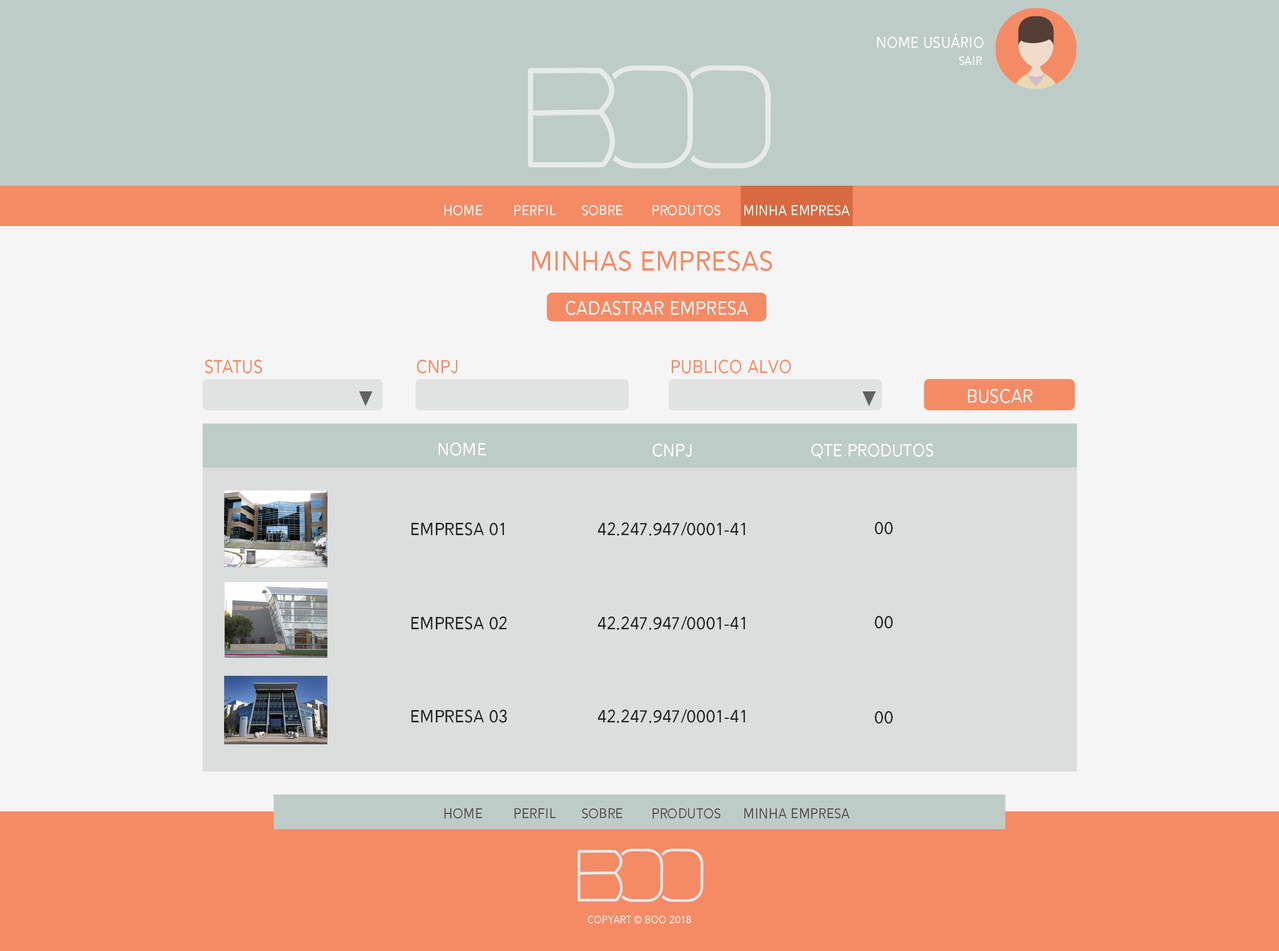
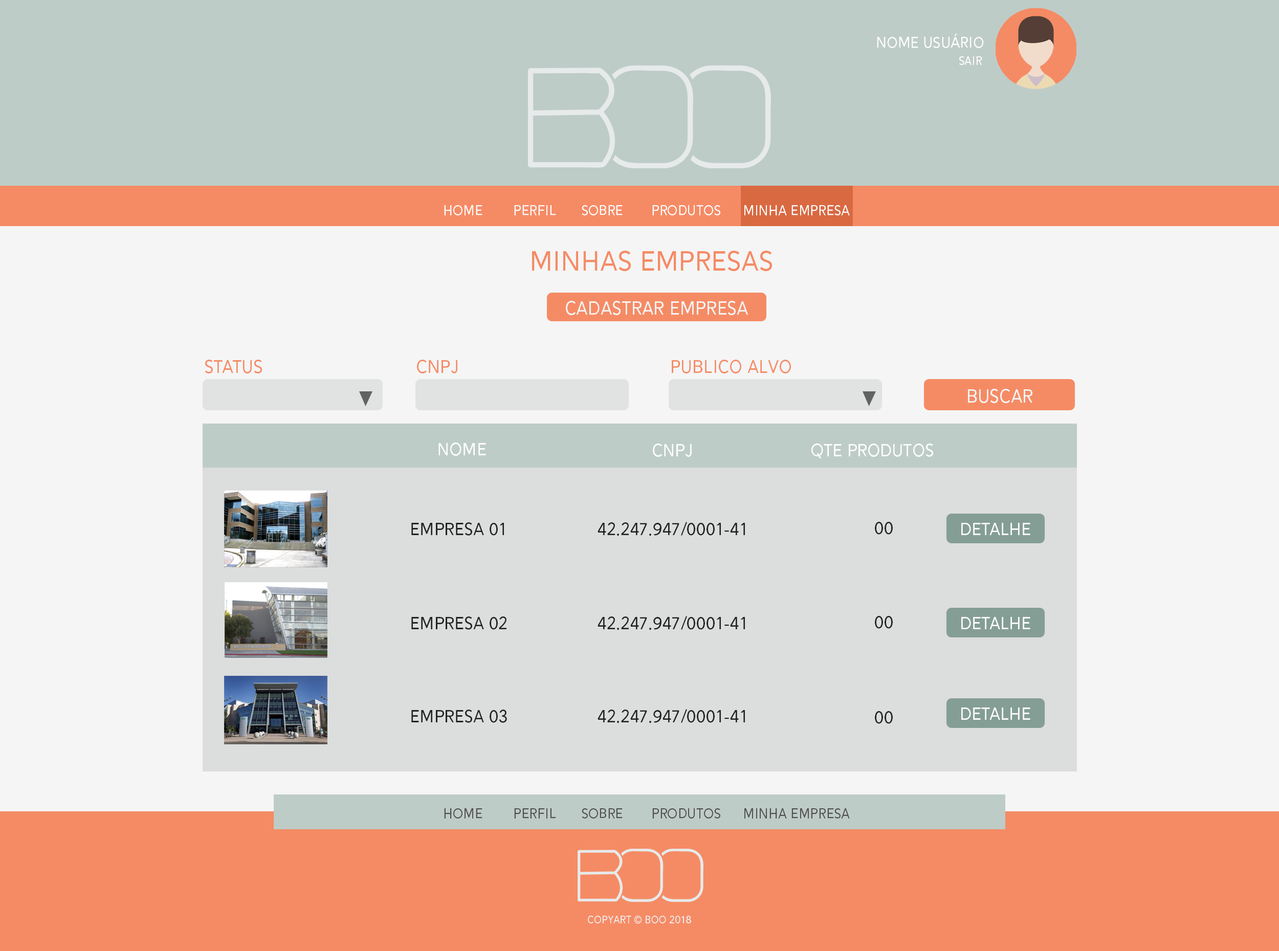
Layered file, before and after one edit (w=1279, h=951). Changes by layer:
added group "BUTTON_DETAIL copy 2" with 2 layers in group "BODY" over 946, 698, 1045, 728
added layer "DETALHE" (1st of 3, in "BODY" › "BUTTON_DETAIL copy 2") in group "BUTTON_DETAIL copy 2" over 960, 707, 1030, 720
added layer "Rounded Rectangle 3" (1st of 3, in "BODY" › "BUTTON_DETAIL copy 2") in group "BUTTON_DETAIL copy 2" over 946, 698, 1045, 728
added group "BUTTON_DETAIL copy" with 2 layers in group "BODY" over 946, 607, 1045, 638
added layer "DETALHE" (2nd of 3, in "BODY" › "BUTTON_DETAIL copy") in group "BUTTON_DETAIL copy" over 960, 616, 1030, 630
added layer "Rounded Rectangle 3" (2nd of 3, in "BODY" › "BUTTON_DETAIL copy") in group "BUTTON_DETAIL copy" over 946, 607, 1045, 638
added group "BUTTON_DETAIL" with 2 layers in group "BODY" over 946, 513, 1045, 544
added layer "DETALHE" (3rd of 3, in "BODY" › "BUTTON_DETAIL") in group "BUTTON_DETAIL" over 960, 522, 1030, 535
added layer "Rounded Rectangle 3" (3rd of 3, in "BODY" › "BUTTON_DETAIL") in group "BUTTON_DETAIL" over 946, 513, 1045, 544
